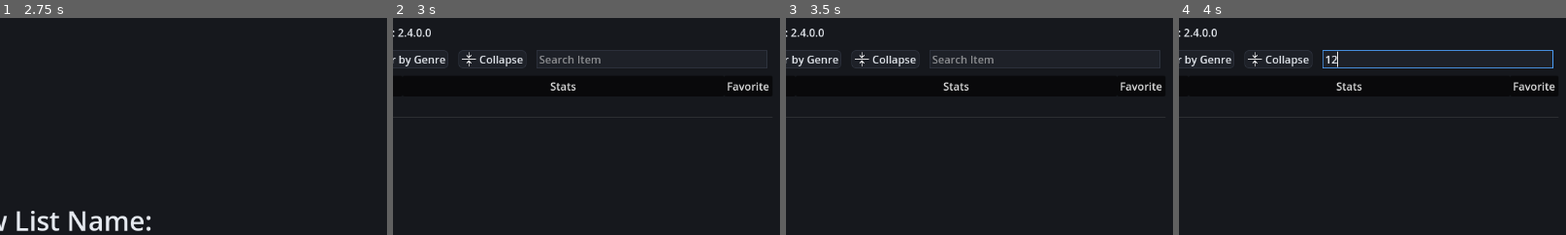
Above: before the commit, frames 1-4 (left to right).
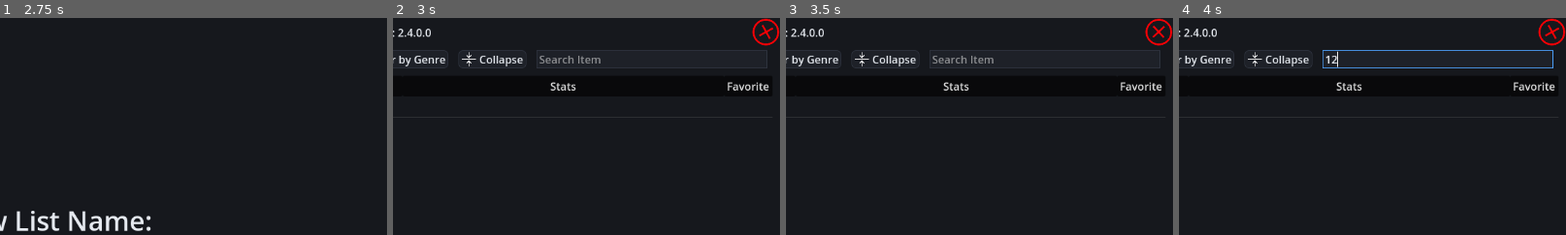
Above: after the commit, the same moments.

Repository: sredniW1234/Anime-Tracker-V2
Game: Godot game, scene res://Scenes/main_menu.tscn
The game is run twice, just before and just after one commit, with the same random seed, the same clock (stepped at 60 frames per second) and the same inputs.
Inputs (mouse positions are % of the whole screen's width and height, from its top left):
- Up to frame 1 (2.75 s): click "Open List" at 0.5 s; click "New List" at 1.25 s; click (44, 54) at 2.02 s; type "Alex" at 2.1 s
- Up to frame 2 (3 s): click "Create" at 2.75 s
- Up to frame 3 (3.5 s): no input
- Up to frame 4 (4 s): click (83, 9) at 3.52 s; type "12" at 3.6 s
The pictures show only the part of the screen within x 50-100%, y 0-50%; the shares and areas given below are measured in that part.

Frame 1 is identical in both runs. In frame 2, 0.3% of the frame differs, in the area x 92-100%, y 0-13%; in frame 3, 0.3%; in frame 4, 0.3%.
Error in both runs: Cannot call method 'get_value' on a null value. (res://Scripts/file_menu_button.gd:11)

Commit message:
Added save warning & connected it to settings
Save warning appears by default after 2 minutes and disappears after saving or loading. Not based on changes made. Might in the future.

Diff:
--- a/Scenes/anime_list.tscn
+++ b/Scenes/anime_list.tscn
@@ -17,6 +17,7 @@
 [ext_resource type="Script" path="res://Scripts/new_list_confirm.gd" id="12_dc1qg"]
 [ext_resource type="PackedScene" uid="uid://dnjxphmutce4" path="res://Scenes/settings_view.tscn" id="13_wonr1"]
 [ext_resource type="Script" path="res://Scripts/possible_filter_genres.gd" id="16_xy5jm"]
+[ext_resource type="PackedScene" uid="uid://cf1o8eqcg1kku" path="res://Scenes/save_warn.tscn" id="18_we7a1"]
 
 [sub_resource type="StyleBoxEmpty" id="StyleBoxEmpty_jkd2l"]
 
@@ -370,6 +371,21 @@
 theme_override_font_sizes/font_size = 20
 text = "Filter Selected Genres"
 
+[node name="MarginContainer" type="MarginContainer" parent="."]
+layout_mode = 1
+anchors_preset = 1
+anchor_left = 1.0
+anchor_right = 1.0
+offset_left = -42.0
+offset_bottom = 42.0
+grow_horizontal = 0
+
+[node name="Save_Warn" parent="MarginContainer" instance=ExtResource("18_we7a1")]
+layout_mode = 2
+size_flags_horizontal = 1
+size_flags_vertical = 1
+tooltip_text = "You haven't saved yet. Unsaved changes can be lost!"
+
 [connection signal="tab_changed" from="PanelContainer/MarginContainer/TabContainer" to="PanelContainer/MarginContainer/TabContainer/View List/VBoxContainer/Tree" method="_on_tab_container_tab_changed"]
 [connection signal="tab_changed" from="PanelContainer/MarginContainer/TabContainer" to="PanelContainer/MarginContainer/TabContainer/List Stats/list_stats_view" method="_on_tab_container_tab_changed"]
 [connection signal="file_selected" from="PanelContainer/MarginContainer/TabContainer/View List/VBoxContainer/MenuBar/Ma …(214 unchanged characters)…
--- /dev/null
+++ b/Scenes/save_warn.tscn
@@ -0,0 +1,62 @@
+[gd_scene load_steps=6 format=3 uid="uid://cf1o8eqcg1kku"]
+
+[ext_resource type="Texture2D" uid="uid://cebhbthgmsgvr" path="res://Assets/icons/x-circle.svg" id="1_ntcn5"]
+[ext_resource type="Script" path="res://Scripts/save_warn.gd" id="2_lhud0"]
+
+[sub_resource type="Animation" id="Animation_6njot"]
+resource_name = "spin"
+loop_mode = 1
+tracks/0/type = "value"
+tracks/0/imported = false
+tracks/0/enabled = true
+tracks/0/path = NodePath(".:rotation")
+tracks/0/interp = 1
+tracks/0/loop_wrap = true
+tracks/0/keys = {
+"times": PackedFloat32Array(0, 1),
+"transitions": PackedFloat32Array(-2, 0),
+"update": 0,
+"values": [0.0, 6.28319]
+}
+
+[sub_resource type="Animation" id="Animation_xlsof"]
+length = 0.001
+tracks/0/type = "value"
+tracks/0/imported = false
+tracks/0/enabled = true
+tracks/0/path = NodePath(".:rotation")
+tracks/0/interp = 1
+tracks/0/loop_wrap = true
+tracks/0/keys = {
+"times": PackedFloat32Array(0),
+"transitions": PackedFloat32Array(1),
+"update": 0,
+"values": [6.28319]
+}
+
+[sub_resource type="AnimationLibrary" id="AnimationLibrary_dmwy6"]
+_data = {
+"RESET": SubResource("Animation_xlsof"),
+"spin": SubResource("Animation_6njot")
+}
+
+[node name="Save_Warn" type="TextureRect"]
+modulate = Color(1, 0, 0.0188446, 1)
+offset_right = 42.0
+offset_bottom = 42.0
+rotation = 6.28319
+pivot_offset = Vector2(21, 21)
+size_flags_horizontal = 4
+size_flags_vertical = 4
+texture = ExtResource("1_ntcn5")
+expand_mode = 1
+script = ExtResource("2_lhud0")
+
+[node name="AnimationPlayer" type="AnimationPlayer" parent="."]
+libraries = {
+"": SubResource("AnimationLibrary_dmwy6")
+}
+
+[node name="Timer" type="Timer" parent="."]
+
+[connection signal="timeout" from="Timer" to="." method="_on_timer_timeout"]
--- a/Scripts/SaveManager.gd
+++ b/Scripts/SaveManager.gd
@@ -2,6 +2,7 @@
 
 
 var current_settings: ConfigFile
+signal saved()
 
 
 func _ready() -> void:
@@ -17,6 +18,7 @@
 		var data_as_json = JSON.stringify(data, "\t", false)
 		savefile.store_string(data_as_json)
 		savefile.close()
+		saved.emit()
 
 
 func default_settings():
--- /dev/null
+++ b/Scripts/save_warn.gd
@@ -0,0 +1,18 @@
+extends TextureRect
+
+
+@onready var animation_player: AnimationPlayer = $AnimationPlayer
+@onready var timer: Timer = $Timer
+
+
+func _ready() -> void:
+	animation_player.play("spin")
+	SaveManager.connect("saved", reset)
+	reset()
+
+func reset():
+	timer.start(SaveManager.current_settings.get_value("saving", "unsaved_warning_timer", 120))
+	hide()
+
+func _on_timer_timeout() -> void:
+	show()
Not shown: 1 places in Scenes/anime_list.tscn that only renumber resources
Not shown, changed: Scripts/python/My Anime List - Test.alt
